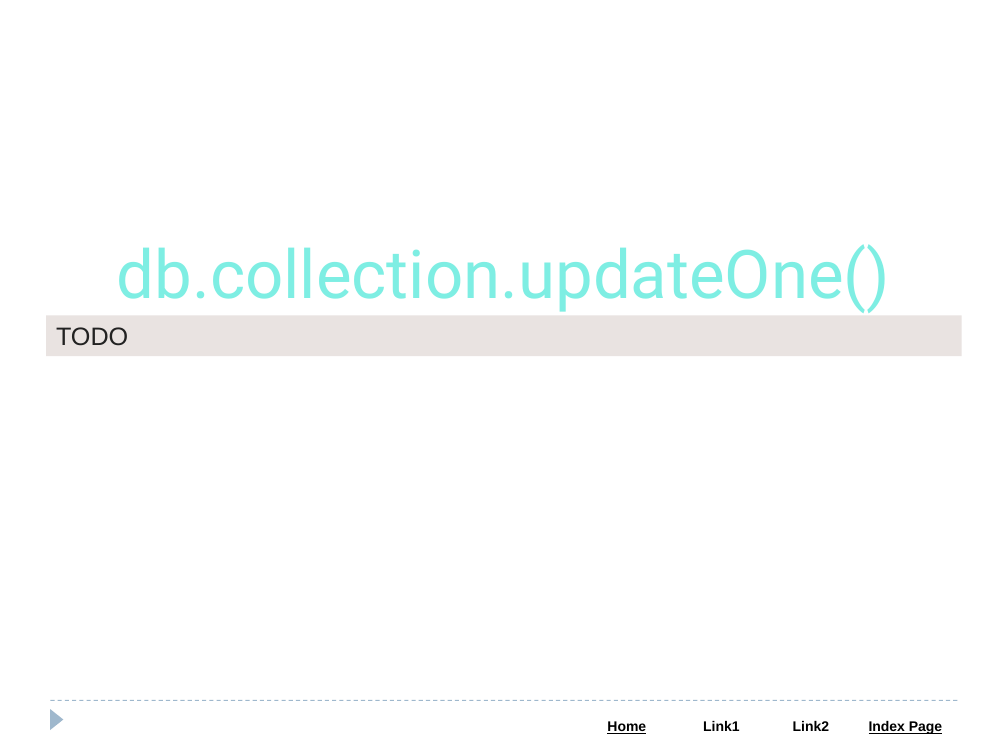
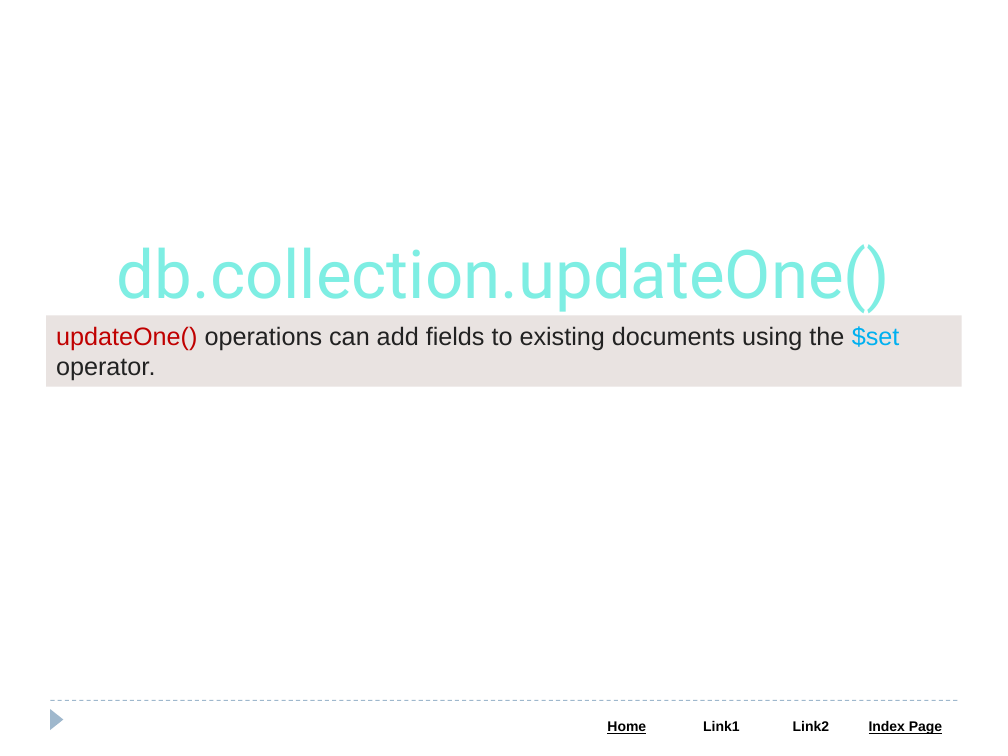
Before and after one commit to Saleel-Bagde/PPT-s, a slide deck: slide 78 of MongoDB PPT.pptx. Drawn at 1008x756 pixels with LibreOffice and Linux fonts; fonts in the diff are those of the drawing. Boxes give left, top, right and bottom in pixels: in the first picture for what was removed or moved away, otherwise in the second. Text is boxed around its words. In the diff, an @@ line names an element or a change of style, - is before the commit and + after.

```diff
--- a/MongoDB PPT.pptx
+++ b/MongoDB PPT.pptx
@@ rectangle "updateOne() operations can add fields ...": place and size @@
-rectangle "updateOne() operations can add fields ..." at (46, 316, 962, 356)
+rectangle "updateOne() operations can add fields ..." at (46, 316, 962, 387)
@@ text in rectangle at (56, 326, 900, 381): text changed @@
-TODO
+updateOne() operations can add fields to existing documents using the $set operator.
```
Also in this commit, not shown: 9 other slides changed, 2 slides added.
